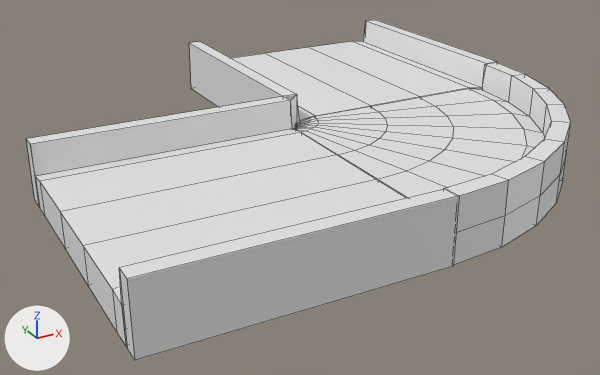
A saved change to the FBX model Assets/3D Assets/ZotJamWinter2026RoadCurved.fbx.
One viewpoint serves both versions: a camera (50 mm lens) standing at (-31.6, -59.6, 18.2) and looking at (-9.6, -19.6, -1.8). Arrows for +X, +Y and +Z are at lower left; the lights stay in place. Mesh edges are drawn as thin lines. Where no turn or scale is listed for an object, it has been applied to the vertices. Vertices at the same position are counted once.
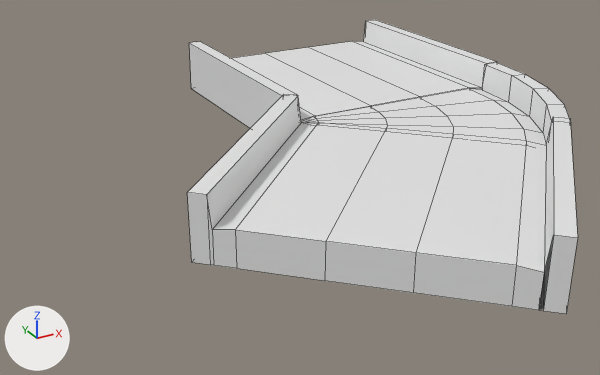
Commit message: New curve

Pixel boxes [x1, y1, x2, y2] of what changed, in the pictures (600 x 375 px):
'Cube', reshaped (28% narrower, 13% shorter)
    before: [26, 20, 571, 360]
    after: [187, 20, 578, 314]
part 1 of me_cube_001, added
    after: [187, 95, 578, 314]
part 2 of me_cube_001, deleted
    before: [26, 95, 571, 360]

The change, as a diff of the scene's bpy script:
```diff
--- a/Assets/3D Assets/ZotJamWinter2026RoadCurved.fbx.py
+++ b/Assets/3D Assets/ZotJamWinter2026RoadCurved.fbx.py
@@ me_cube_001 @@
 # used by ob_cube; location = (0.0, 0.0, 0.0)
-me_cube_001.from_pydata(...)  # 222 vertices, 213 faces; spans x -24.2..8.6, y -32.8..0.0, z -1.0..2.6
+me_cube_001.from_pydata(...)  # 160 vertices, 141 faces; spans x -19.3..8.6, y -38.4..0.0, z -1.0..2.6
+# me_cube_001 part 1: a new loose piece of 40 vertices spanning x -19.3..3.9, y -38.4..-15.3, z -1.0..2.6, in mat_material (its picture is missing)
+# me_cube_001 part 2
+# 102 vertices are removed from x -24.2..0.9, y -32.8..-15.6, z -1.0..2.6
+# 107 faces are deleted
 me_cube_001.materials.append(mat_material)
```
